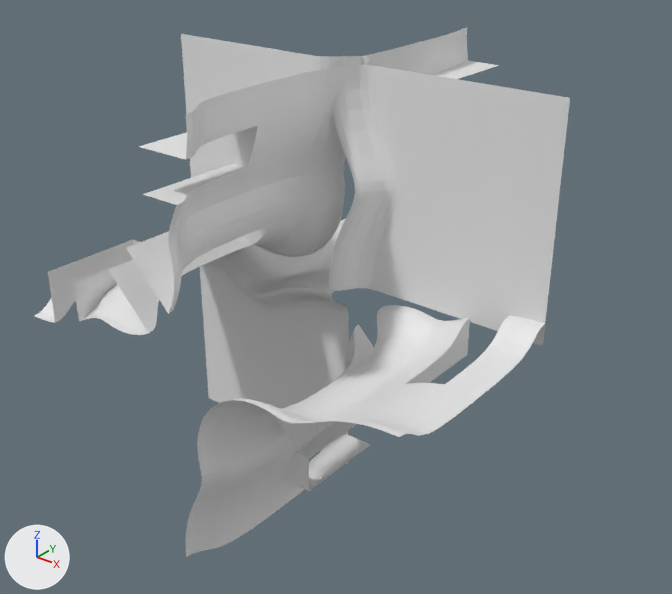
What one commit did to the OBJ model data/bmc/bmc_tiles/t_107.obj.
Before and after are seen from a camera (50 mm lens) standing at (1.2, -1.536, 0.902) and looking at (-0.009, -0.026, -0.035). The axes (+X, +Y, +Z) are drawn at lower left. The lights are the same throughout. Where no turn or scale is listed for an object, it has been applied to the vertices.

In view in the first picture: 't_107'.
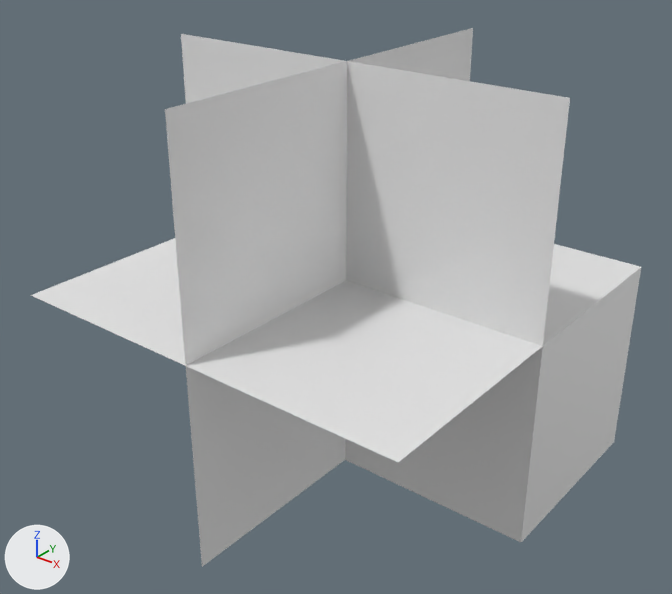
The change, as a list of edits to the scene's bpy script:
```text
Change me_t_107:
    used by ob_t_107; location = (0.0, 0.0, 0.0)
    remove me_t_107.from_pydata(...)  # 3598 vertices, 6710 faces; spans x -0.5..0.5, y -0.5..0.5, z -0.509..0.5
    add me_t_107.from_pydata(...)  # 20 vertices, 30 faces; spans x -0.5..0.5, y -0.5..0.5, z -0.5..0.5
    me_t_107 part 1: the loose piece of 932 vertices spanning x -0.051..0.5, y -0.5..0.0, z -0.5..0.051 is deleted
    me_t_107 part 2: the loose piece of 663 vertices spanning x -0.491..0.009, y -0.063..0.5, z -0.509..0.009 is deleted
    me_t_107 part 3: 2000 vertices removed from x -0.5..0.5, y -0.5..0.5, z -0.051..0.5; 17 vertices added at x -0.5..0.5, y -0.5..0.5, z -0.5..0.5
```

Changed parts and their boxes [x1, y1, x2, y2] in the pictures (672 x 594 px):
't_107', reshaped (14% wider): before [34, 27, 570, 557]; after [31, 28, 641, 567]
part 1 of me_t_107, deleted: before [186, 305, 545, 557]
part 2 of me_t_107, deleted: before [200, 218, 349, 464]
part 3 of me_t_107, cut back: before [34, 27, 554, 346]; after [31, 28, 641, 567]
